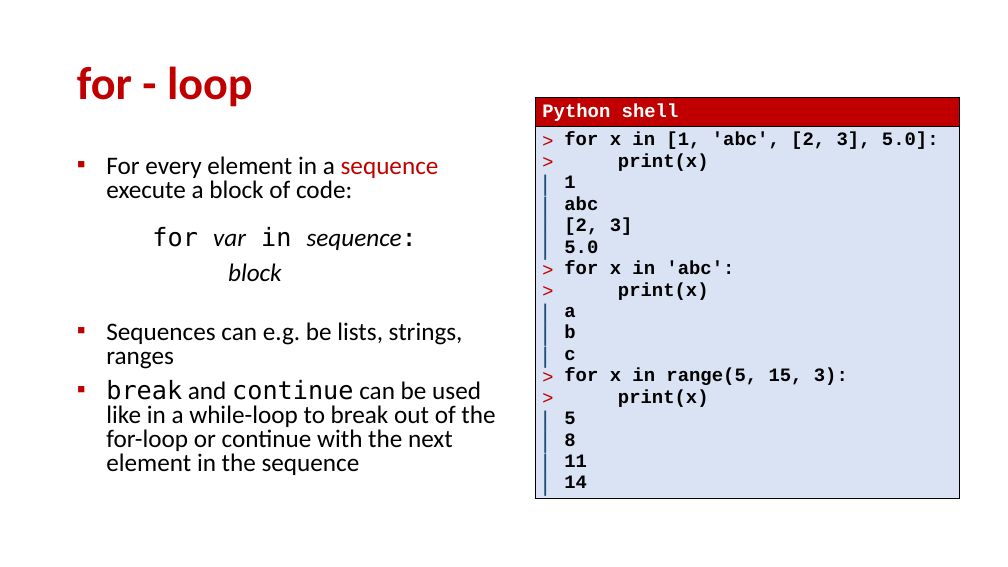
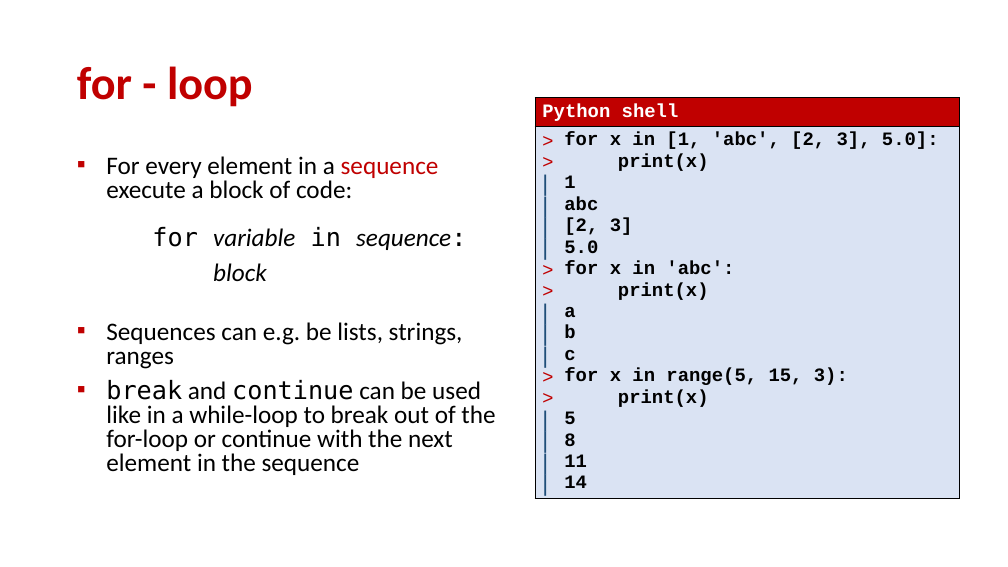
Before and after one commit to gsbrodal/gsbrodal.github.io, a slide deck: slide 16 of ipsa/slides/lists.pptx. Drawn at 1008x567 pixels with LibreOffice and Linux fonts; fonts in the diff are those of the drawing. Boxes give left, top, right and bottom in pixels: in the first picture for what was removed or moved away, otherwise in the second. Text is boxed around its words. In the diff, an @@ line names an element or a change of style, - is before the commit and + after.

```diff
--- a/ipsa/slides/lists.pptx
+++ b/ipsa/slides/lists.pptx
@@ text at (106, 156, 466, 250): text changed @@
-▪ For every element in a sequence execute a block of code:
-  for var in sequence:
+▪ For every element in a sequence execute a block of code:
+  for variable in sequence:
```
Also in this commit, not shown: 4 other slides changed, 5 other files.
